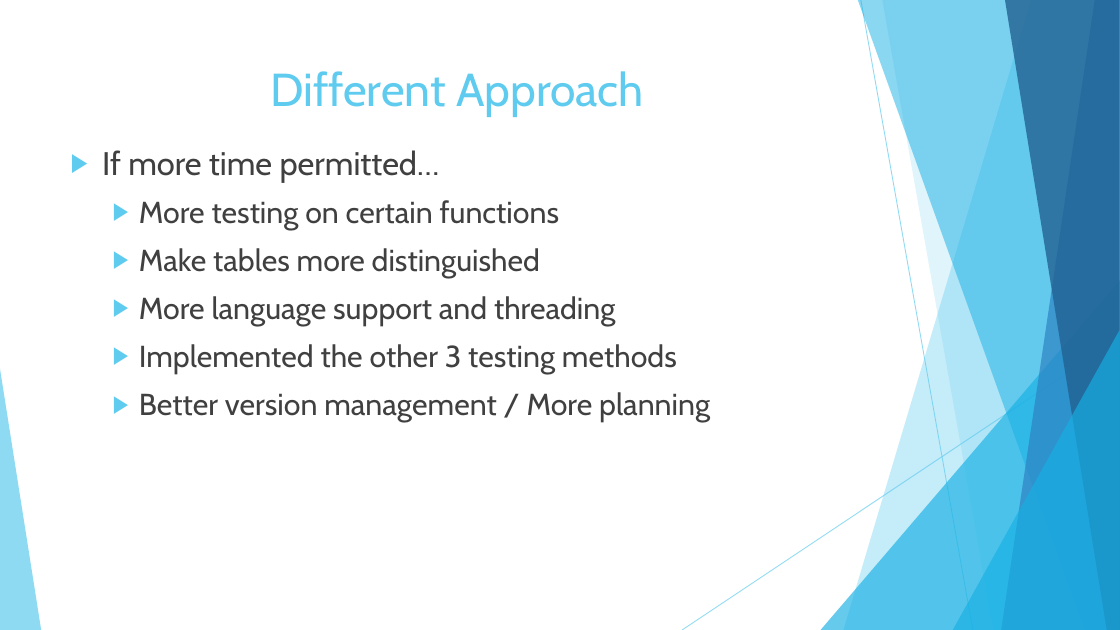
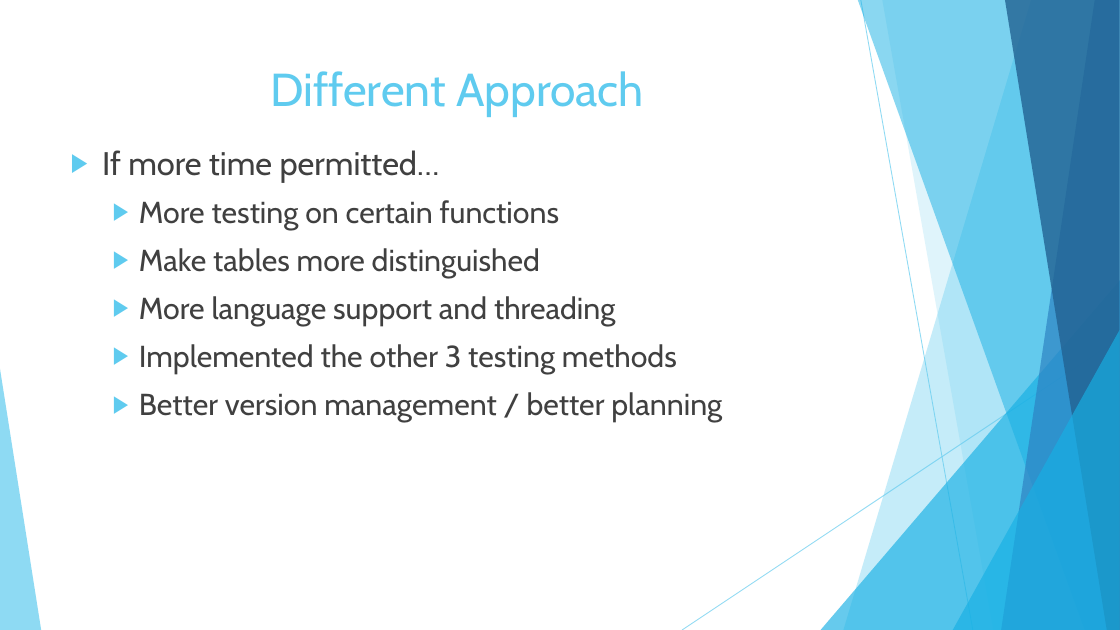
Before and after one commit to cynorfleet/Software-Engineering, a slide deck: slide 16 of Final Presentation.pptx (slide 15 before the commit). Drawn at 1120x630 pixels with LibreOffice and Linux fonts; fonts in the diff are those of the drawing. Boxes give left, top, right and bottom in pixels: in the first picture for what was removed or moved away, otherwise in the second. Text is boxed around its words. In the diff, an @@ line names an element or a change of style, - is before the commit and + after.

```diff
--- a/Final Presentation.pptx
+++ b/Final Presentation.pptx
@@ text at box(139, 392, 722, 423): text changed @@
-  ▶ Better version management / More planning
+  ▶ Better version management / better planning
```
Also in this commit, not shown: 3 other slides changed, 1 slide added.
